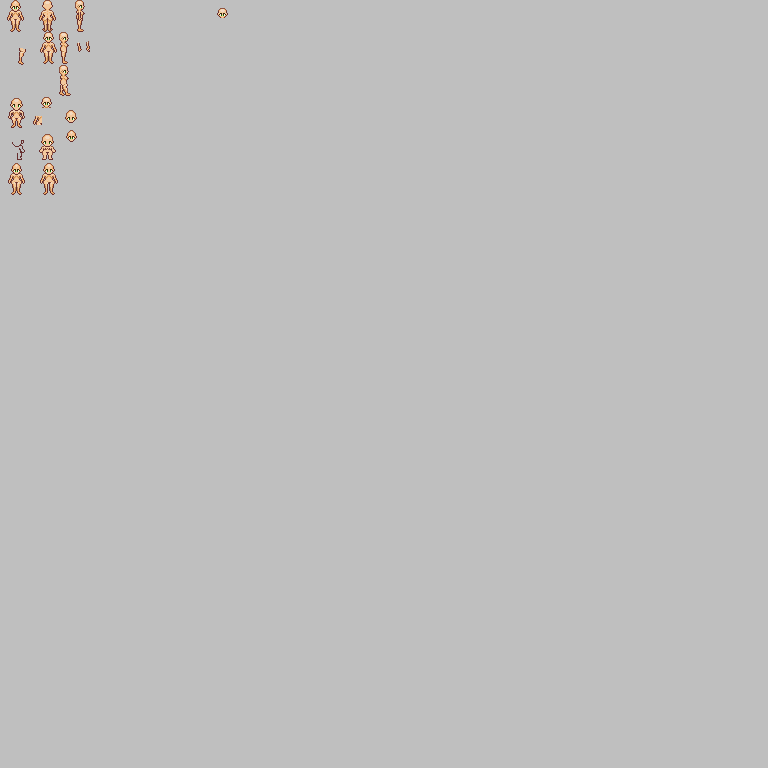
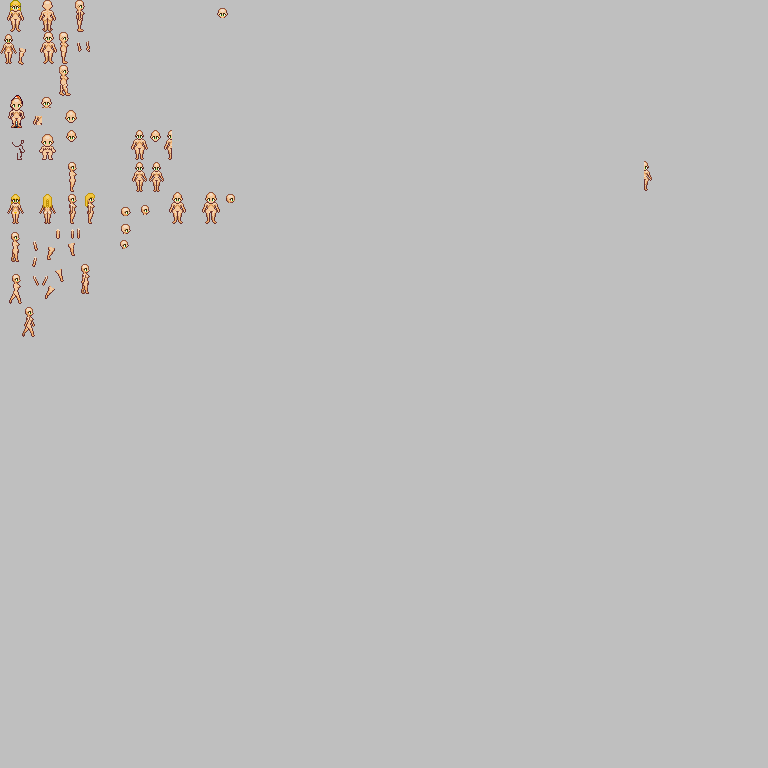
Revision of a layered 768 x 768 image; what changed, layer by layer:
showed "hair_black", painted on it over box(10, 0, 95, 214)
painted on "body_woman" over box(0, 34, 652, 337)
showed "Pasted Layer#1" over box(10, 95, 23, 128)
